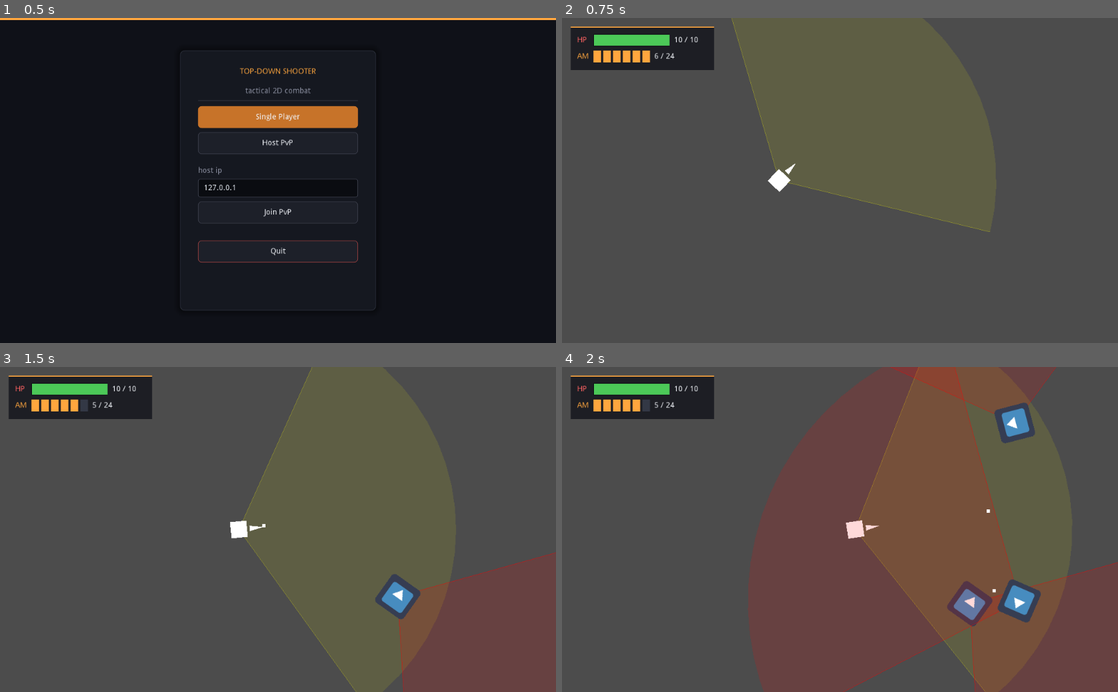
Above: before the commit, frames 1-4 (two rows, left to right).
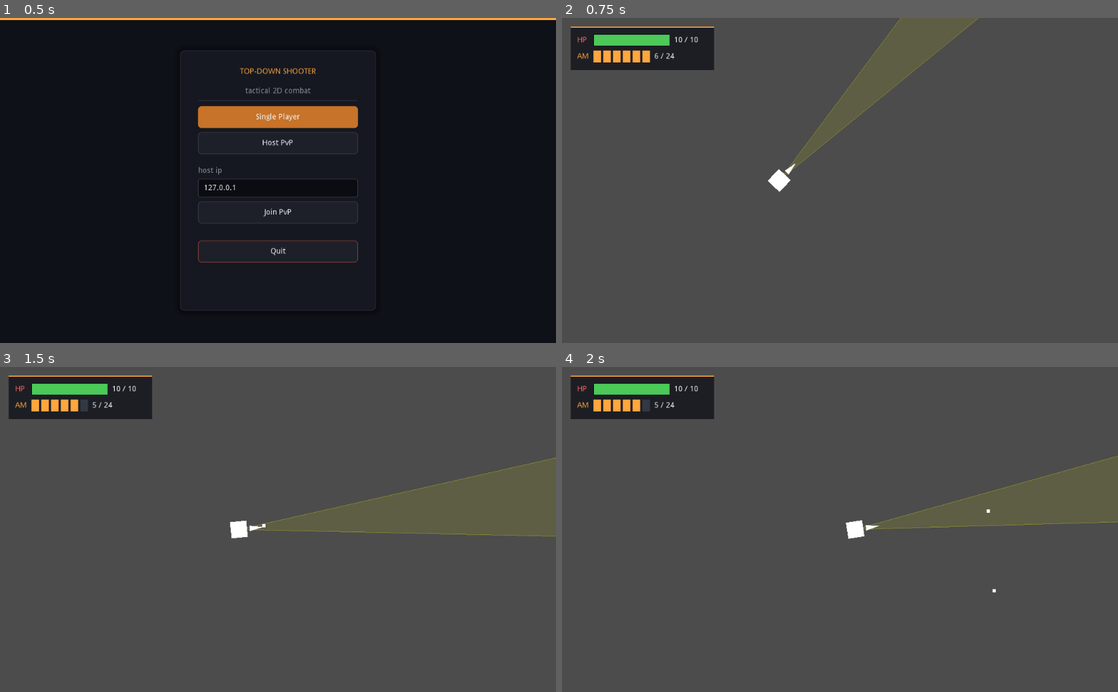
Above: after the commit, the same moments.

Repository: tvorj/topdownshooter
Game: Godot game, scene res://MainMenu.tscn
Same seed, same stepped clock (60 frames per second), same inputs: the game is played once before the commit and once after it. The engine's default icon, where the game draws it, is replaced by a stand-in: a white triangle on a blue panel in a dark square.
Inputs (mouse positions are in pixels of both pictures, inside the frame that each line leads up to):
- Up to frame 1 (0.5 s): no input
- Up to frame 2 (0.75 s): click "Single Player" at 0.5 s
- Up to frame 3 (1.5 s): tap Enter at 1.25 s; move the mouse to (400, 513) at 1.27 s; hold D (move_right) from 1.28 s (still down); click (400, 513) at 1.35 s
- Up to frame 4 (2 s): keep holding D (move_right)

Frame 1 is identical in both runs. In frame 2, 0.2% of the frame differs, in the area x 30-77%, y 0-66%; in frame 3, 11%; in frame 4, 44%, in the area x 33-100%, y 0-100%.

Commit message:
Add map bounds and update player FOV

Diff:
--- a/Player.gd
+++ b/Player.gd
@@ -10,8 +10,9 @@
 export var max_hp = 10
 
 # --- Vision ---
-export var vision_distance = 400
-export var vision_angle = 120
+export var vision_distance = 5000
+export var vision_angle = 15
+export var infinite_vision = true
 export var hide_enemies_outside_vision = true
 
 # --- Weapon / ammo ---
@@ -416,8 +417,8 @@
 
 	var to_target = target.global_position - global_position
 
-	if to_target.length() > vision_distance:
-		return false
+	if to_target.length() == 0:
+		return true
 
 	var forward = Vector2.RIGHT.rotated(rotation)
 	var angle_to_target = rad2deg(forward.angle_to(to_target.normalized()))
--- a/World.tscn
+++ b/World.tscn
@@ -67,6 +67,18 @@
 } ]
 0/z_index = 0
 
+[sub_resource type="RectangleShape2D" id=7]
+extents = Vector2( 512, 16 )
+
+[sub_resource type="RectangleShape2D" id=8]
+extents = Vector2( 512, 16 )
+
+[sub_resource type="RectangleShape2D" id=9]
+extents = Vector2( 16, 384 )
+
+[sub_resource type="RectangleShape2D" id=10]
+extents = Vector2( 16, 384 )
+
 [node name="World" type="Node2D"]
 script = ExtResource( 4 )
 
@@ -78,8 +90,6 @@
 [node name="UI" type="CanvasLayer" parent="."]
 
 [node name="Hud" type="Control" parent="UI"]
-anchor_right = 0.0
-anchor_bottom = 0.0
 margin_left = 16.0
 margin_top = 16.0
 margin_right = 280.0
@@ -103,17 +113,17 @@
 custom_constants/separation = 8
 
 [node name="HpIcon" type="Label" parent="UI/Hud/HpRow"]
+margin_top = 4.0
 margin_right = 22.0
-margin_bottom = 22.0
+margin_bottom = 18.0
 rect_min_size = Vector2( 22, 0 )
 custom_colors/font_color = Color( 1, 0.388, 0.388, 1 )
 text = "HP"
 
 [node name="HpBarBg" type="ColorRect" parent="UI/Hud/HpRow"]
 margin_left = 30.0
-margin_top = 4.0
 margin_right = 170.0
-margin_bottom = 18.0
+margin_bottom = 22.0
 rect_min_size = Vector2( 140, 14 )
 color = Color( 0.039, 0.047, 0.067, 1 )
 
@@ -128,8 +138,9 @@
 
 [node name="HpText" type="Label" parent="UI/Hud/HpRow"]
 margin_left = 178.0
-margin_right = 240.0
-margin_bottom = 22.0
+margin_top = 4.0
+margin_right = 223.0
+margin_bottom = 18.0
 custom_colors/font_color = Color( 0.95, 0.96, 0.98, 1 )
 text = "10 / 10"
 
@@ -141,64 +152,65 @@
 custom_constants/separation = 8
 
 [node name="AmmoIcon" type="Label" parent="UI/Hud/AmmoRow"]
+margin_top = 4.0
 margin_right = 22.0
-margin_bottom = 22.0
+margin_bottom = 18.0
 rect_min_size = Vector2( 22, 0 )
 custom_colors/font_color = Color( 1, 0.65, 0.243, 1 )
 text = "AM"
 
 [node name="AmmoIcons" type="HBoxContainer" parent="UI/Hud/AmmoRow"]
 margin_left = 30.0
-margin_top = 4.0
 margin_right = 134.0
-margin_bottom = 18.0
+margin_bottom = 22.0
 custom_constants/separation = 4
 
 [node name="Bullet1" type="ColorRect" parent="UI/Hud/AmmoRow/AmmoIcons"]
 margin_right = 14.0
-margin_bottom = 14.0
+margin_bottom = 22.0
 rect_min_size = Vector2( 14, 14 )
 color = Color( 1, 0.65, 0.243, 1 )
 
 [node name="Bullet2" type="ColorRect" parent="UI/Hud/AmmoRow/AmmoIcons"]
 margin_left = 18.0
 margin_right = 32.0
-margin_bottom = 14.0
+margin_bottom = 22.0
 rect_min_size = Vector2( 14, 14 )
 color = Color( 1, 0.65, 0.243, 1 )
 
 [node name="Bullet3" type="ColorRect" parent="UI/Hud/AmmoRow/AmmoIcons"]
 margin_left = 36.0
 margin_right = 50.0
-margin_bottom = 14.0
+margin_bottom = 22.0
 rect_min_size = Vector2( 14, 14 )
 color = Color( 1, 0.65, 0.243, 1 )
 
 [node name="Bullet4" type="ColorRect" parent="UI/Hud/AmmoRow/AmmoIcons"]
 margin_left = 54.0
 margin_right = 68.0
-margin_bottom = 14.0
+margin_bottom = 22.0
 rect_min_size = Vector2( 14, 14 )
 color = Color( 1, 0.65, 0.243, 1 )
 
 [node name="Bullet5" type="ColorRect" parent="UI/Hud/AmmoRow/AmmoIcons"]
 margin_left = 72.0
 margin_right = 86.0
-margin_bottom = 14.0
+margin_bottom = 22.0
 rect_min_size = Vector2( 14, 14 )
 color = Color( 1, 0.65, 0.243, 1 )
 
 [node name="Bullet6" type="ColorRect" parent="UI/Hud/AmmoRow/AmmoIcons"]
 margin_left = 90.0
 margin_right = 104.0
-margin_bottom = 14.0
+margin_bottom = 22.0
 rect_min_size = Vector2( 14, 14 )
 color = Color( 1, 0.65, 0.243, 1 )
 
 [node name="AmmoText" type="Label" parent="UI/Hud/AmmoRow"]
 margin_left = 142.0
-margin_right = 240.0
-margin_bottom = 22.0
+margin_top = 4.0
+margin_right = 179.0
+margin_bottom = 18.0
 custom_colors/font_color = Color( 0.95, 0.96, 0.98, 1 )
 text = "6 / 24"
 
@@ -217,6 +229,10 @@
 anchor_bottom = 1.0
 
 [node name="Card" type="PanelContainer" parent="UI/GameOverScreen/Center"]
+margin_left = 302.0
+margin_top = 90.0
+margin_right = 722.0
+margin_bottom = 510.0
 rect_min_size = Vector2( 420, 420 )
 
 [node name="Margin" type="MarginContainer" parent="UI/GameOverScreen/Center/Card"]
@@ -226,6 +242,10 @@
 custom_constants/margin_bottom = 28
 
 [node name="VBox" type="VBoxContainer" parent="UI/GameOverScreen/Center/Card/Margin"]
+margin_left = 32.0
+margin_top = 28.0
+margin_right = 364.0
+margin_bottom = 253.0
 custom_constants/separation = 12
 
 [node name="Title" type="Label" parent="UI/GameOverScreen/Center/Card/Margin/VBox"]
@@ -360,5 +380,31 @@
 script = ExtResource( 7 )
 HealthPickupScene = ExtResource( 8 )
 
+[node name="MapBounds" type="Node2D" parent="."]
+
+[node name="TopWall" type="StaticBody2D" parent="MapBounds"]
+position = Vector2( 512, -16 )
+
+[node name="CollisionShape2D" type="CollisionShape2D" parent="MapBounds/TopWall"]
+shape = SubResource( 7 )
+
+[node name="BottomWall" type="StaticBody2D" parent="MapBounds"]
+position = Vector2( 512, 784 )
+
+[node name="CollisionShape2D" type="CollisionShape2D" parent="MapBounds/BottomWall"]
+shape = SubResource( 8 )
+
+[node name="LeftWall" type="StaticBody2D" parent="MapBounds"]
+position = Vector2( -16, 384 )
+
+[node name="CollisionShape2D" type="CollisionShape2D" parent="MapBounds/LeftWall"]
+shape = SubResource( 9 )
+
+[node name="RightWall" type="StaticBody2D" parent="MapBounds"]
+position = Vector2( 1040, 384 )
+
+[node name="CollisionShape2D" type="CollisionShape2D" parent="MapBounds/RightWall"]
+shape = SubResource( 10 )
+
 [connection signal="pressed" from="UI/GameOverScreen/Center/Card/Margin/VBox/ButtonRow/PlayAgainBtn" to="." method="_on_PlayAgainBtn_pressed"]
 [connection signal="pressed" from="UI/GameOverScreen/Center/Card/Margin/VBox/ButtonRow/MainMenuBtn" to="." method="_on_MainMenuBtn_pressed"]
--- a/project.godot
+++ b/project.godot
@@ -31,7 +31,7 @@
 
 click={
 "deadzone": 0.5,
-"events": [ Object(InputEventMouseButton,"resource_local_to_ …(183 unchanged characters)… ( 0, 0 ),"factor":1.0,"button_index":1,"canceled":false,"pressed":false,"doubleclick":false,"script":null)
+"events": [ Object(InputEventMouseButton,"resource_local_to_ …(183 unchanged characters)… ( 0, 0 ),"factor":1.0,"button_index":1,"pressed":false,"doubleclick":false,"script":null)
  ]
 }
 move_up={
Not shown: 1 places in World.tscn that only renumber resources
